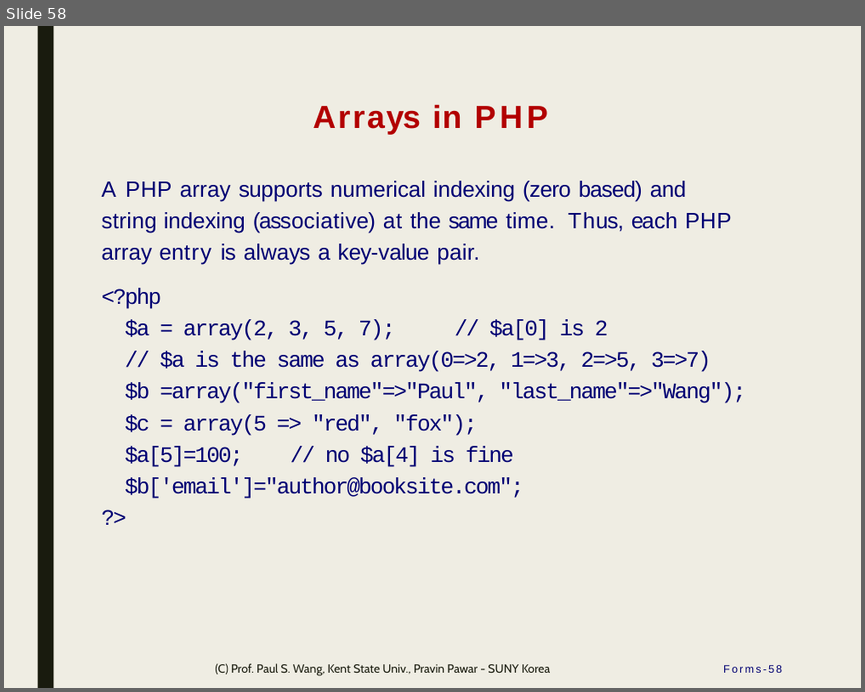
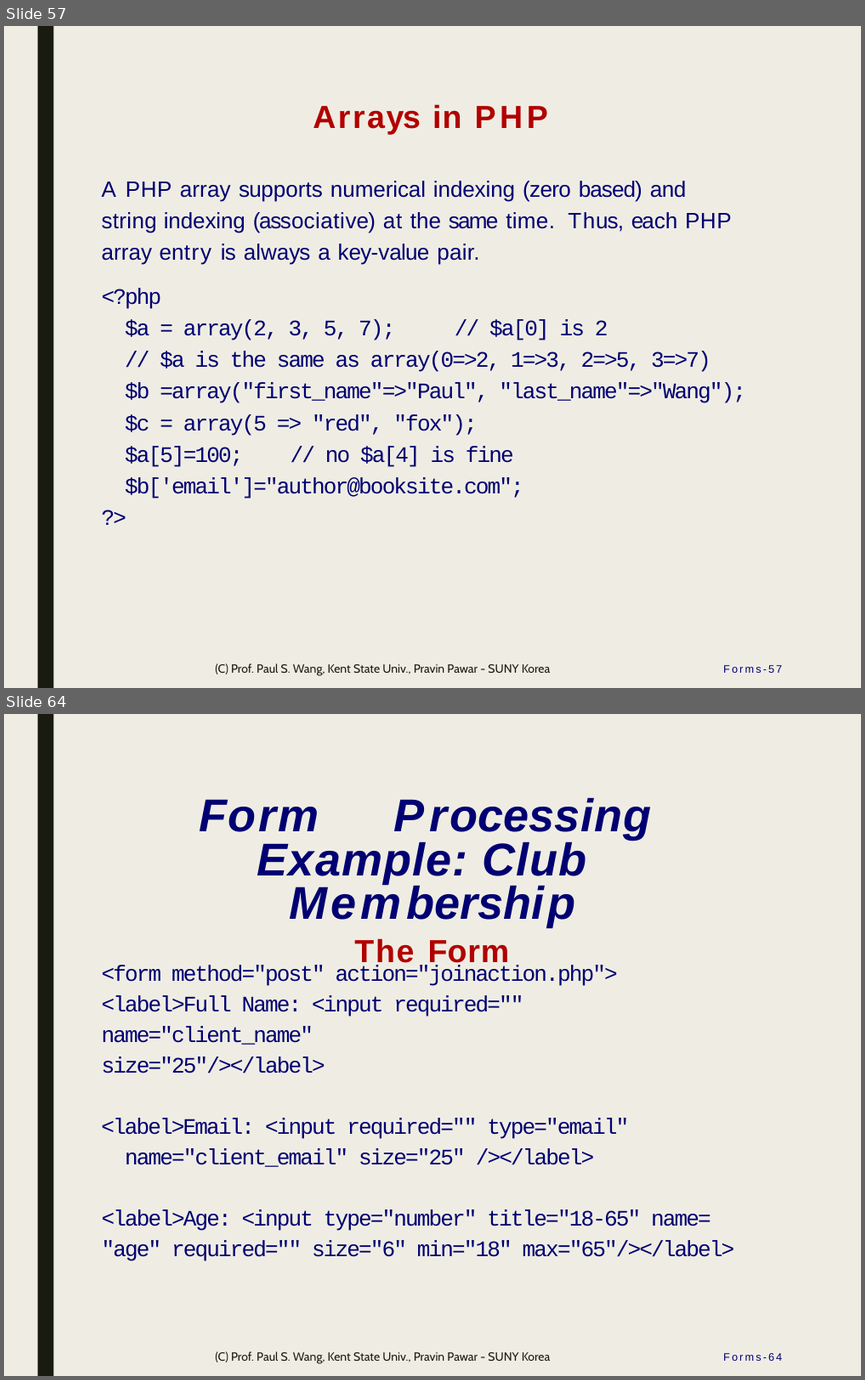
Before and after one commit to ppawar/ppawar.github.io, a slide deck: Fall2019/CSE102-F19/lectures/CSE102_Lec6 - Forms, PHP.pptx. Shown one above the other, each under a label of ours: slide 58 before the commit, slides 57 and 64 after it; the slides between them are not shown. The pictures are 865x692 and 865x1380 pixels, drawn with LibreOffice and Linux fonts; fonts in the diff are those of the drawing. Boxes give left, top, right and bottom in pixels: in the first picture for what was removed or moved away, otherwise in the second. Text is boxed around its words. In the diff, an @@ line names an element or a change of style, - is before the commit and + after.

```diff
--- a/Fall2019/CSE102-F19/lectures/CSE102_Lec6 - Forms, PHP.pptx
+++ b/Fall2019/CSE102-F19/lectures/CSE102_Lec6 - Forms, PHP.pptx
@@ slide 64 added at [4,714,861,1376], background #EFEDE3; not listed: 1 template element that a slide beside it also shows @@
@@ text added at [199,799,587,968], 42.5 pt, text #000072, bold, italic @@
+Form Processing Example: Club Membership
+The Form
@@ text added at [101,965,735,1261], 20.5 pt, text #000072 @@
+<form method="post" action="joinaction.php">
+<label>Full Name: <input required="" name="client_name" size="25"/></label>
+<label>Email: <input required="" type="email" name="client_email" size="25" /></label>
+<label>Age: <input type="number" title="18-65" name= "age" required="" size="6" min="18" max="65"/></label>
@@ text added at [215,1352,551,1364], 11 pt, text #191B0E @@
+(C) Prof. Paul S. Wang, Kent State Univ., Pravin Pawar - SUNY Korea
@@ page number added at [723,1353,782,1361], 10 pt, text #000072 @@
+Forms-64
@@ what was slide 58 is now slide 57 @@
@@ page number at [723,665,782,673]: text changed @@
-Forms-58
+Forms-57
```
Also in this commit, not shown: 3 slides changed, 15 other slides added, 1 slide removed.
